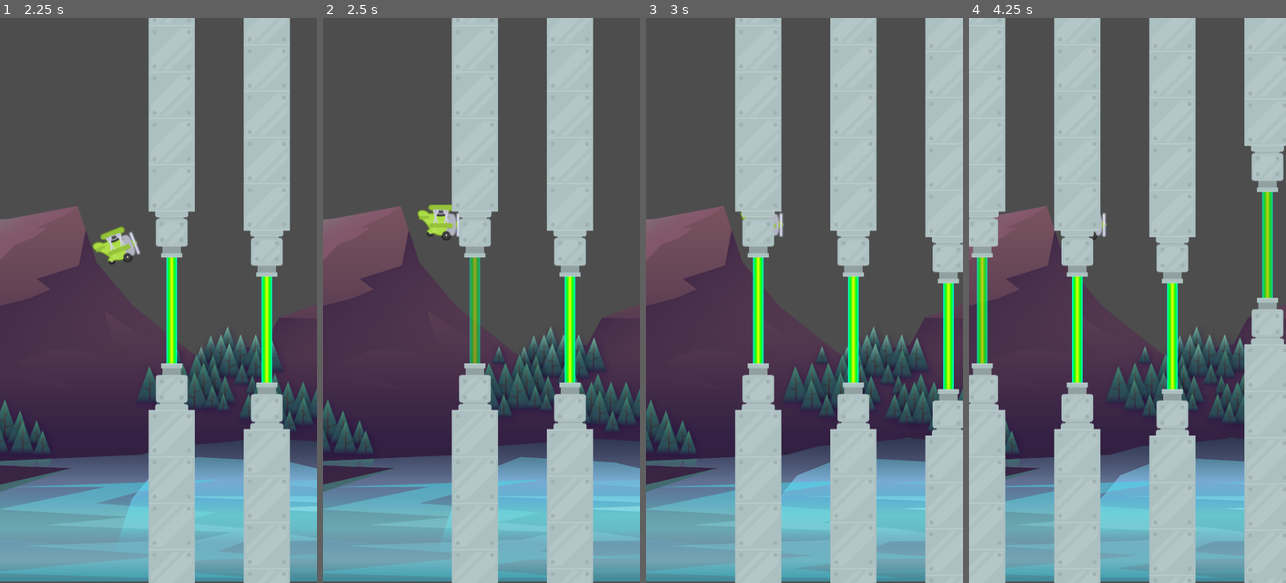
Above: before the commit, frames 1-4 (left to right).
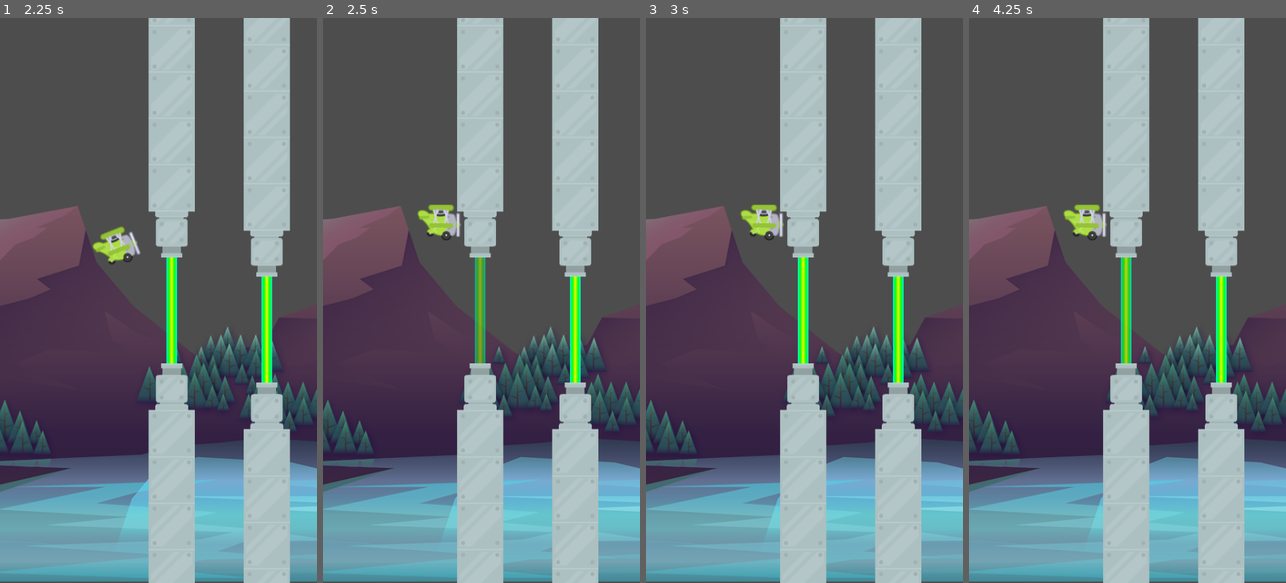
Above: after the commit, the same moments.

Repository: bunsbof/tappy
Game: Godot game, scene res://scenes/game/game.tscn
Two runs of this game, one before a commit and one after it. Both use one fixed random seed, a clock stepped at 60 frames per second and the inputs below.
Inputs:
- Up to frame 1 (2.25 s): tap Space (fly) at 0.6, 1.35, 2.1 s
- Up to frame 2 (2.5 s): no input
- Up to frame 3 (3 s): tap Space (fly) at 2.85 s
- Up to frame 4 (4.25 s): tap Space (fly) at 3.6 s

Frame 1 is identical in both runs. In frame 2, 7.7% of the frame differs, in the area x 40-87%, y 0-100%; in frame 3, 55%; in frame 4, 67%, in the area x 0-100%, y 0-100%.

Commit message:
#2024/03/04 - Stopping the pipes when died

Diff:
--- a/scenes/game/game.gd
+++ b/scenes/game/game.gd
@@ -6,6 +6,7 @@
 
 @onready var spawn_u = $SpawnU
 @onready var spawn_l = $SpawnL
+@onready var spawn_timer = $SpawnTimer
 
 
 # Called when the node enters the scene tree for the first time.
@@ -23,9 +24,14 @@
 	new_pipes.position = Vector2(spawn_u.position.x, y_pos)
 	pipes_holder.add_child(new_pipes)
 
+func stop_pipes() -> void:
+	spawn_timer.stop()
+	for pipe in pipes_holder.get_children():
+		pipe.set_process(false)
+
 func _on_spawn_timer_timeout():
 	spawn_pipes()
 
 
 func _on_plane_died():
-	print("Died")
+	stop_pipes()
